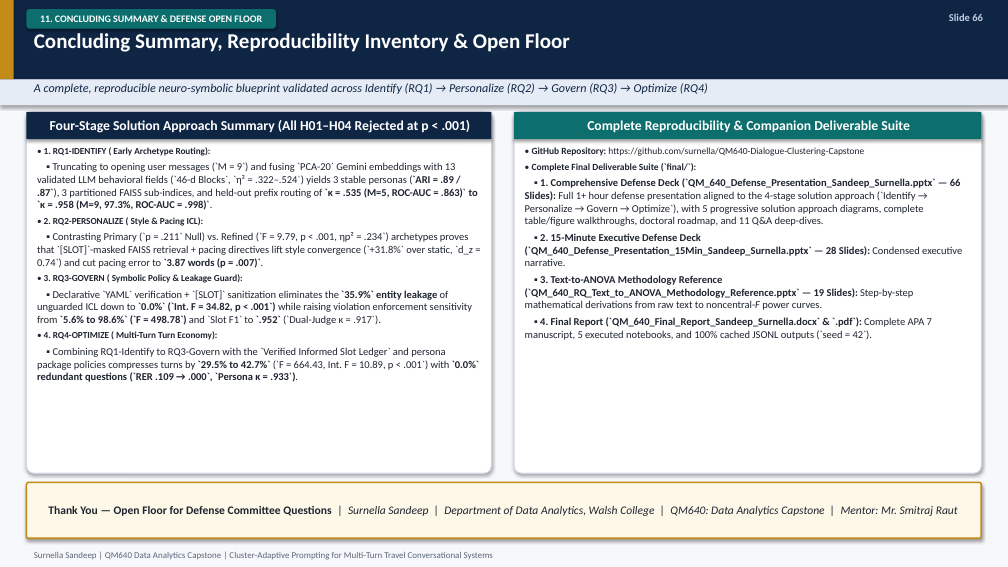
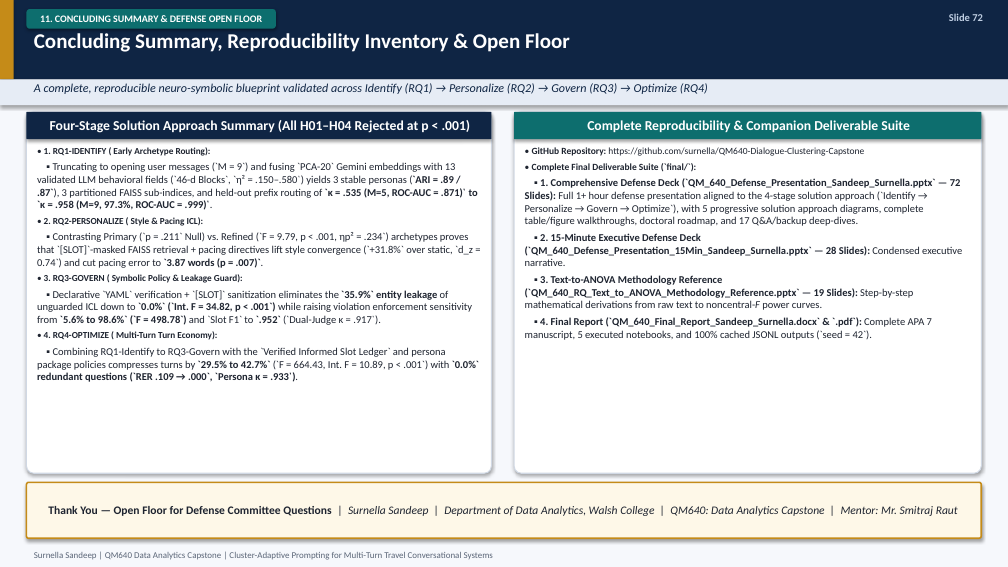
Before and after one commit to surnella/QM640-Dialogue-Clustering-Capstone, a slide deck: slide 72 of final/QM_640_Defense_Presentation_Sandeep_Surnella.pptx (slide 66 before the commit). Drawn at 1008x567 pixels with LibreOffice and Linux fonts; fonts in the diff are those of the drawing. Boxes give left, top, right and bottom in pixels: in the first picture for what was removed or moved away, otherwise in the second. Text is boxed around its words. In the diff, an @@ line names an element or a change of style, - is before the commit and + after.

Commit message:
Documentation changes and enhacements of defense presentaton

```diff
--- a/final/QM_640_Defense_Presentation_Sandeep_Surnella.pptx
+++ b/final/QM_640_Defense_Presentation_Sandeep_Surnella.pptx
@@ text at [949,13,983,21]: text changed @@
-Slide 66
+Slide 72
@@ text at [37,162,478,210]: text changed @@
-▪ Truncating to opening user messages (`M = 9`) and fusing `PCA-20` Gemini embeddings with 13 validated LLM behavioral fields (`46-d Blocks`, `η² = .322–.524`) yields 3 stable personas (`ARI = .89 / .87`), 3 partitioned FAISS sub-indices, and held-out prefix routing of `κ = .535 (M=5, ROC-AUC = .863)` to `κ = .958 (M=9, 97.3%, ROC-AUC = .998)`.
+▪ Truncating to opening user messages (`M = 9`) and fusing `PCA-20` Gemini embeddings with 13 validated LLM behavioral fields (`46-d Blocks`, `η² = .150–.580`) yields 3 stable personas (`ARI = .89 / .87`), 3 partitioned FAISS sub-indices, and held-out prefix routing of `κ = .535 (M=5, ROC-AUC = .871)` to `κ = .958 (M=9, 97.3%, ROC-AUC = .999)`.
@@ text at [525,178,961,226]: text changed @@
-▪ 1. Comprehensive Defense Deck (`QM_640_Defense_Presentation_Sandeep_Surnella.pptx` — 66 Slides): Full 1+ hour defense presentation aligned to the 4-stage solution approach (`Identify → Personalize → Govern → Optimize`), with 5 progressive solution approach diagrams, complete table/figure walkthroughs, doctoral roadmap, and 11 Q&A deep-dives.
+▪ 1. Comprehensive Defense Deck (`QM_640_Defense_Presentation_Sandeep_Surnella.pptx` — 72 Slides): Full 1+ hour defense presentation aligned to the 4-stage solution approach (`Identify → Personalize → Govern → Optimize`), with 5 progressive solution approach diagrams, complete table/figure walkthroughs, doctoral roadmap, and 17 Q&A/backup deep-dives.
```
Also in this commit, not shown: 8 other slides changed, 6 slides added, 11 other files.
